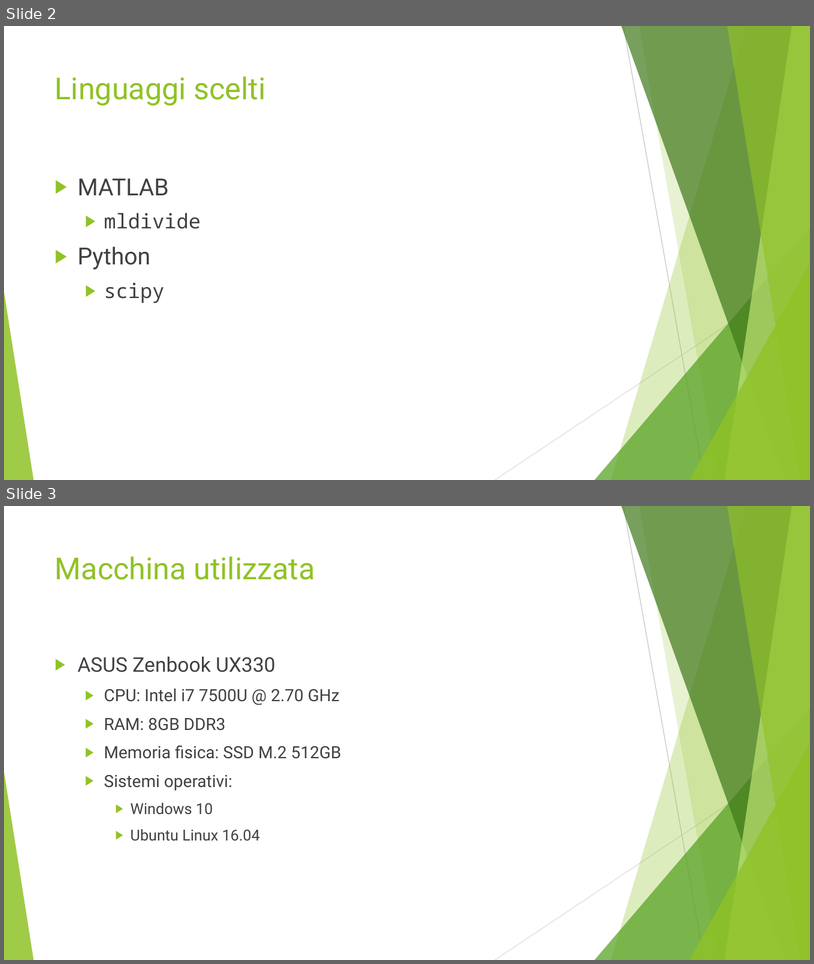
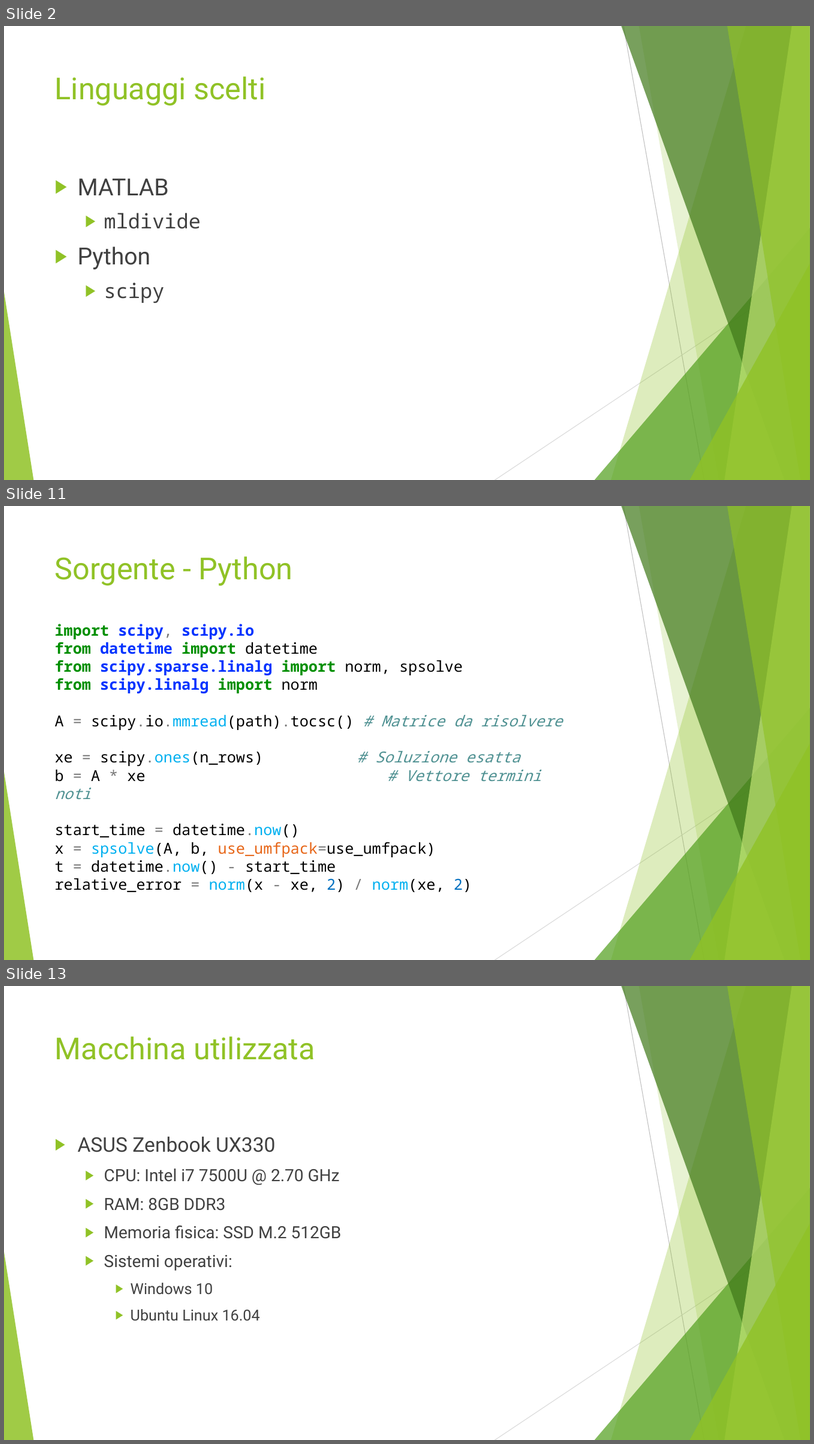
Before and after one commit to CostantiniMatteo/progetto-mcs, a slide deck: presentazione.pptx. Shown one above the other, each under a label of ours: slides 2 and 3 before the commit, slides 2, 11 and 13 after it; the slides between them are not shown. The pictures are 814x964 and 814x1444 pixels, drawn with LibreOffice and Linux fonts; fonts in the diff are those of the drawing. Boxes give left, top, right and bottom in pixels: in the first picture for what was removed or moved away, otherwise in the second. Text is boxed around its words. In the diff, an @@ line names an element or a change of style, - is before the commit and + after.

```diff
--- a/presentazione.pptx
+++ b/presentazione.pptx
@@ slide 11 added at (4, 506, 810, 960), background #FFFFFF; not listed: 10 template elements that a slide beside it also shows @@
@@ title added at (55, 556, 293, 586), 36 pt, text #90C226 @@
+Sorgente - Python
@@ text added at (55, 624, 563, 892), 18 pt, text #000000 @@
+import scipy, scipy.io
+from datetime import datetime
+from scipy.sparse.linalg import norm, spsolve
+from scipy.linalg import norm
+A = scipy.io.mmread(path).tocsc() # Matrice da risolvere
+xe = scipy.ones(n_rows) # Soluzione esatta
+b = A * xe # Vettore termini noti
+start_time = datetime.now()
+x = spsolve(A, b, use_umfpack=use_umfpack)
+t = datetime.now() - start_time
+relative_error = norm(x - xe, 2) / norm(xe, 2)
@@ what was slide 3 is now slide 13 @@
```
Also in this commit, not shown: 2 slides changed, 7 other slides added, 2 other files.
